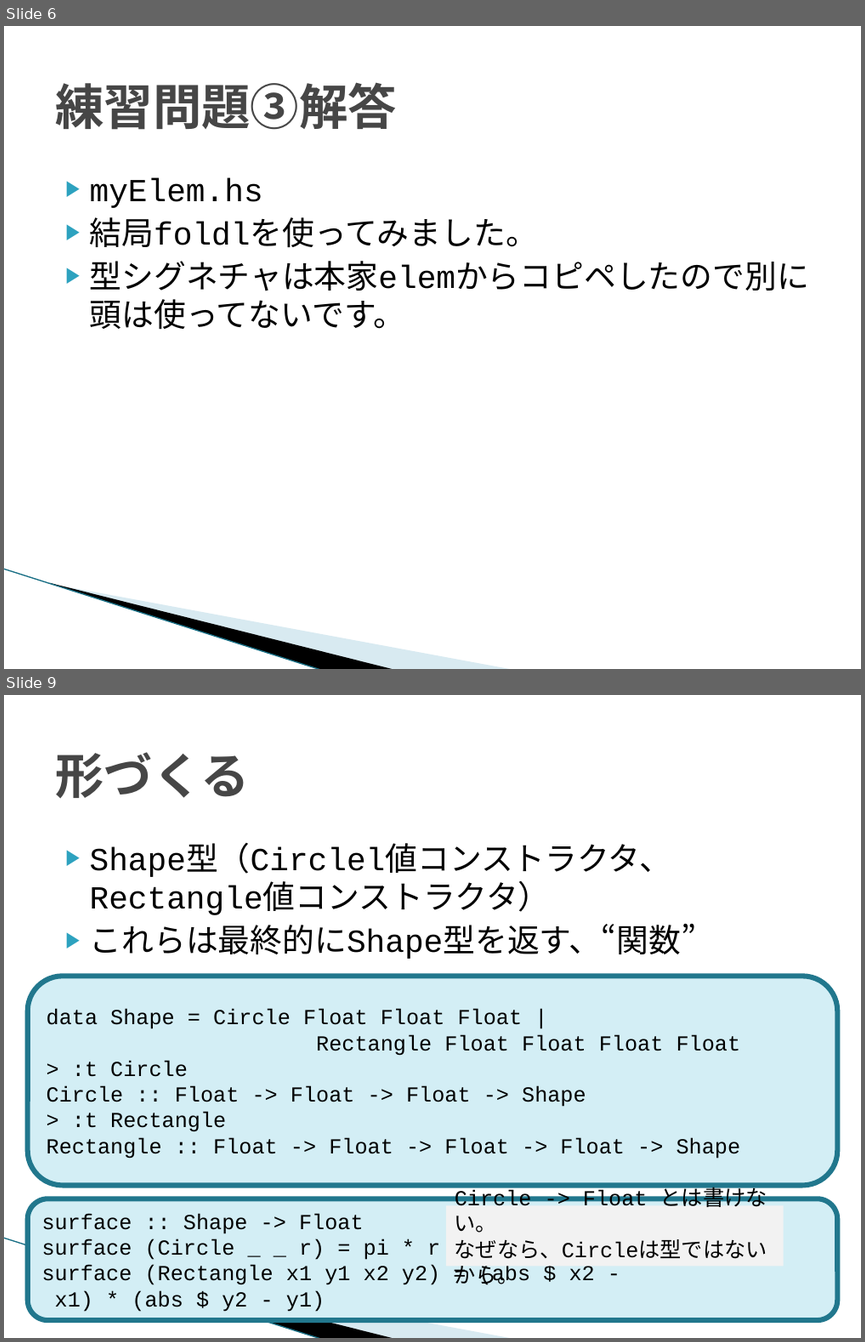
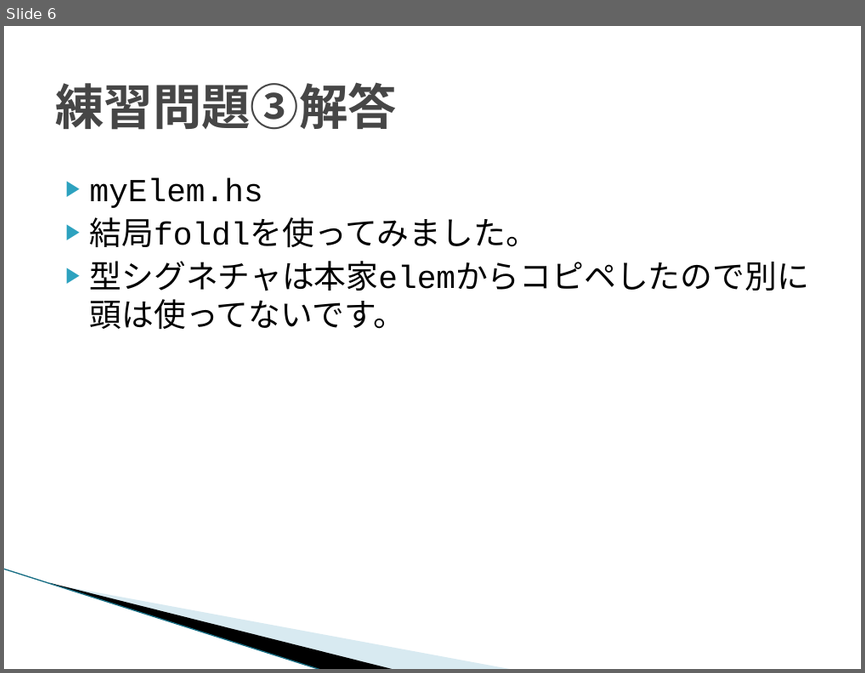
Before and after one commit to Hiroka0619/LYaHfGGreadingMIS, a slide deck: 201401/LYaHfGG5_hiroka.pptx. Shown one above the other, each under a label of ours: slides 6 and 9 before the commit, slide 6 after it; the slides between them are not shown. The pictures are 865x1342 and 865x673 pixels, drawn with LibreOffice and Linux fonts; fonts in the diff are those of the drawing; background and template pictures are left out. Boxes give left, top, right and bottom in pixels: in the first picture for what was removed or moved away, otherwise in the second. Text is boxed around its words. In the diff, an @@ line names an element or a change of style, - is before the commit and + after.

```diff
--- a/201401/LYaHfGG5_hiroka.pptx
+++ b/201401/LYaHfGG5_hiroka.pptx
@@ slide 9 removed at (4,695,861,1338), background #FFFFFF; not listed: 3 template elements that a slide beside it also shows @@
@@ title removed at (55,752,249,799) @@
-形づくる
@@ text removed at (90,847,696,959) @@
-▶ Shape型（Circlel値コンストラクタ、Rectangle値コンストラクタ）
-▶ これらは最終的にShape型を返す、“関数”
@@ rounded rectangle removed at (28,976,838,1185) @@
-data Shape = Circle Float Float Float |
-Rectangle Float Float Float Float
-> :t Circle
-Circle :: Float -> Float -> Float -> Shape
-> :t Rectangle
-Rectangle :: Float -> Float -> Float -> Float -> Shape
@@ rounded rectangle removed at (28,1199,838,1321) @@
-surface :: Shape -> Float
-surface (Circle _ _ r) = pi * r ^ 2
-surface (Rectangle x1 y1 x2 y2) = (abs $ x2 - x1) * (abs $ y2 - y1)
@@ rectangle removed at (446,1205,783,1265) @@
-Circle -> Float とは書けない。
-なぜなら、Circleは型ではないから。
```
Also in this commit, not shown: 2 slides changed, 7 other slides removed, 1 other file.
